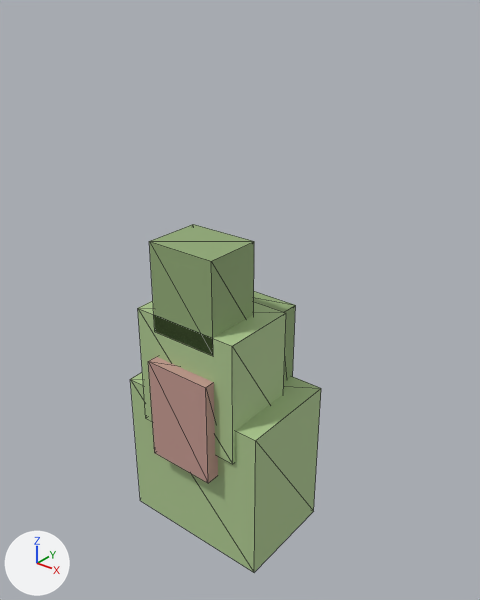
The glTF model assets/models/materials/materials_goblin_ear.glb as it was, and as the next commit left it.
Before and after are seen from a 50 mm camera at (0.32, -0.378, 0.47) aimed at (0.016, 0.001, 0.235). Lighting does not change. The marker at lower left points along +X, +Y and +Z. The older version comes first. Mesh edges are drawn as thin lines. Where no turn or scale is listed for an object, it has been applied to the vertices. Vertices at exactly the same position are counted once.

The first picture shows 'ear_base', 'ear_mid', 'ear_tip', 'inner', 'ridge'.
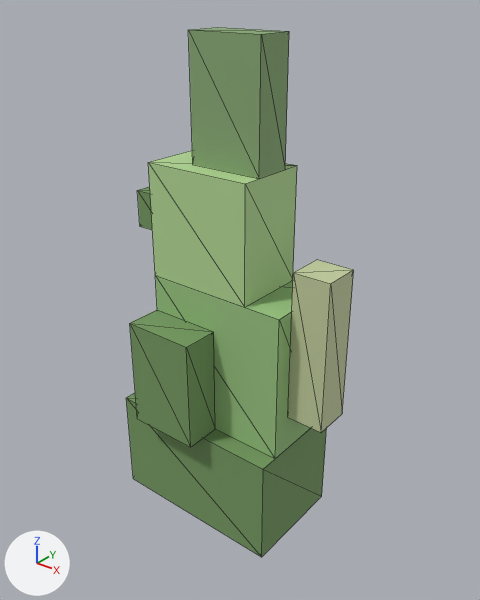
Changed parts and their boxes [x1, y1, x2, y2] in the pictures (480 x 600 px):
'ear_base', recoloured, rescaled (darker, 18% shorter): before [130, 373, 321, 572]; after [126, 393, 326, 557]
'upper', added (green): after [148, 150, 297, 307]
'point', added (green): after [188, 27, 289, 179]
'mid', added (green): after [155, 276, 310, 459]
'ear_mid', deleted (green): before [138, 301, 286, 464]
'ear_tip', deleted (green): before [149, 224, 254, 356]
'ridge', recoloured, moved, rescaled: before [254, 291, 295, 381]; after [288, 260, 354, 432]
'inner_cup', added (green): after [130, 310, 215, 447]
'inner', deleted: before [148, 357, 218, 483]
'notch', added (green): after [137, 187, 152, 230]

Patch to the scene script:
```diff
--- a/assets/models/materials/materials_goblin_ear.glb.py
+++ b/assets/models/materials/materials_goblin_ear.glb.py
@@ me_立方体 @@
-me_立方体.from_pydata(...)  # 8 vertices, 12 faces; spans x -0.0703..0.0703, y -0.0469..0.0469, z -0.0703..0.0703
-me_立方体.materials.append(mat_ge)  # green #adc890
+me_立方体.from_pydata(...)  # 8 vertices, 12 faces; spans x -0.0781..0.0781, y -0.0469..0.0469, z -0.0469..0.0469
+# me_立方体 part 1: the whole mesh is scaled about its middle by (1.11, 1, 0.667)
+me_立方体.materials.append(mat_ge_dark)  # green #769961
@@ me_立方体_004 @@
-me_立方体_004.from_pydata(...)  # 8 vertices, 12 faces; spans x -0.0391..0.0391, y -0.0109..0.0109, z -0.0625..0.0625
-me_立方体_004.materials.append(mat_ged)  # green #90aa76
+me_立方体_004.from_pydata(...)  # 8 vertices, 12 faces; spans x -0.0156..0.0156, y -0.0156..0.0156, z -0.0625..0.0625
+# me_立方体_004 part 2: the whole mesh is scaled about its middle by (0.4, 1.43, 1)
+me_立方体_004.materials.append(mat_ge_cart)  # green #c4cea0
@@ ob_ear_mid @@
-ob_ear_mid = bpy.data.objects.new('ear_mid', me_立方体_001)
@@ ob_ear_tip @@
-ob_ear_tip = bpy.data.objects.new('ear_tip', me_立方体_002)
@@ ob_inner @@
-ob_inner = bpy.data.objects.new('inner', me_立方体_003)
@@ ob_ridge @@
 ob_ridge = bpy.data.objects.new('ridge', me_立方体_004)
-ob_ridge.location = (0.0, 0.0375, 0.1562)
+ob_ridge.location = (0.0938, 0.0, 0.2188)
@@ ob_upper @@
+ob_upper = bpy.data.objects.new('upper', me_立方体_002_1)  # a box spanning x -0.0469..0.0469, y -0.0312..0.0312, z -0.0469..0.0469; in mat_ge_lit (green #b3d795)
+ob_upper.location = (0.0, 0.0, 0.2969)
@@ ob_point @@
+ob_point = bpy.data.objects.new('point', me_立方体_003_1)  # a box spanning x -0.0312..0.0312, y -0.0156..0.0156, z -0.0469..0.0469; in mat_ge_tip (green #89aa76)
+ob_point.location = (0.0156, 0.0, 0.3906)
@@ ob_notch @@
+ob_notch = bpy.data.objects.new('notch', me_立方体_006)  # a box spanning x -0.0156..0.0156, y -0.0156..0.0156, z -0.0156..0.0156; in mat_ge_dark (green #769961)
+ob_notch.location = (-0.0625, 0.0, 0.2969)
@@ ob_mid @@
+ob_mid = bpy.data.objects.new('mid', me_立方体_001_1)  # a box spanning x -0.0625..0.0625, y -0.0312..0.0312, z -0.0625..0.0625; in mat_ge_skin (green #99c481)
+ob_mid.location = (0.0156, 0.0, 0.1875)
@@ ob_inner_cup @@
+ob_inner_cup = bpy.data.objects.new('inner_cup', me_立方体_005)  # a box spanning x -0.0312..0.0312, y -0.0156..0.0156, z -0.0469..0.0469; in mat_ge_dark (green #769961)
+ob_inner_cup.location = (-0.0156, -0.0469, 0.1719)
```
